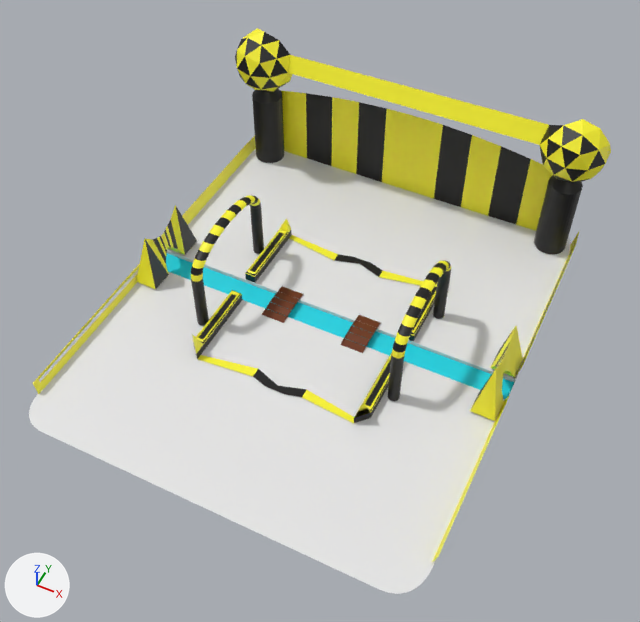
The glTF model GameEntity/assets/ground.glb, before and after one commit.
Before and after are seen from a camera (50 mm lens) standing at (45.9, -92.8, 118.0) and looking at (1.9, -5.0, 8.1). The axes (+X, +Y, +Z) are drawn at lower left. The lights are the same throughout. Where no turn or scale is listed for an object, it has been applied to the vertices. Vertices at the same position are counted once.

Objects in the first picture: 'Plane', 'assets', 'border', 'bradg1', 'river'.
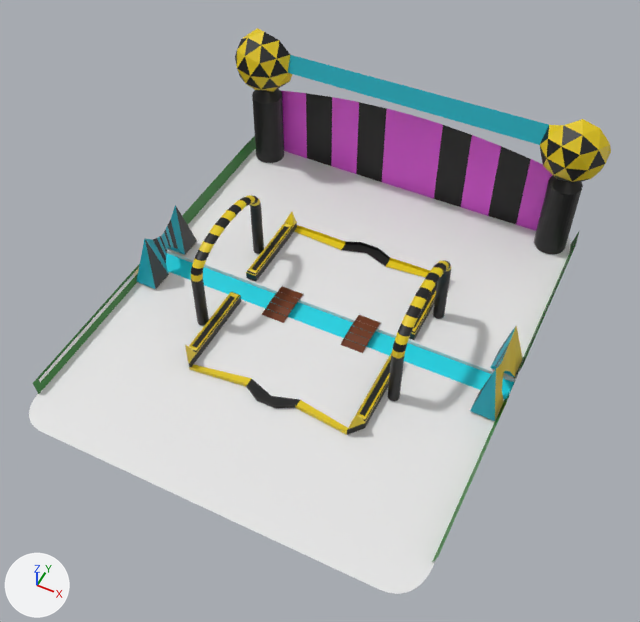
Where the newer file only moved an object's origin or applied its transform, the numbers keep the older frame.

Boxes (x1, y1, x2, y2) around the edits, measured in the pictures (640 x 622 px; the box of a moved part takes in the faces that stretch with it):
'assets', recoloured, reshaped
    before: (136, 28, 611, 423)
    after: (136, 28, 611, 435)
'border', recoloured (yellow to green)
    both: (33, 136, 579, 562)
part 1 of me_cylinder, moved or reshaped
    before: (245, 219, 292, 282)
    after: (246, 212, 297, 281)
part 2 of me_cylinder, moved or reshaped
    before: (409, 283, 437, 341)
    after: (409, 283, 437, 340)
part 3 of me_cylinder, rebuilt (7% taller)
    before: (193, 290, 392, 423)
    after: (185, 292, 392, 435)
part 4 of me_cylinder, added
    after: (294, 225, 430, 277)
part 5 of me_cylinder, deleted
    before: (290, 235, 423, 286)
part 6 of me_cylinder, recoloured (yellow to cyan)
    both: (136, 55, 549, 421)
part 7 of me_cylinder, recoloured (yellow to pink)
    both: (281, 91, 552, 231)
part 8 of me_cylinder, recoloured
    both: (548, 125, 563, 138)

The change in detail:
Material 'yellow' (mat_yellow) changes colour from yellow #fff827 to yellow #e3c700; in linear values from (1.0, 0.94, 0.0204) to (0.767, 0.569, 0.0).
Material 'Material.003' (mat_material_003) is new.
Its base color is (0.8, 0.0897, 0.761) (pink #e754e2).
Material 'Material.002' (mat_material_002) is new.
Its base color is (0.00504, 0.384, 0.475) (cyan #10a7b7).
Material 'Material' (mat_material) is new.
Its base color is (0.00365, 0.185, 0.00338) (dark green #0c770b).
me_plane_001 has 22 vertices, 14 faces and spans x -35.0..35.1, y -35.5..40.1, z 0.0..2.8.
me_plane_001 no longer uses material mat_yellow (yellow #fff827).
me_plane_001 now uses material mat_material (dark green #0c770b).
me_cylinder is used by ob_assets; location (0.0, 0.0, 0.0).
me_cylinder had 1637 vertices, 3222 faces and spanned x -36.2..35.9, y -17.7..39.8, z -2.9..28.8.
me_cylinder now has 1649 vertices, 3242 faces and spans x -36.2..35.9, y -20.7..39.8, z -2.9..28.8.
me_cylinder part 1: the loose piece of 25 vertices spanning x -16.9..-14.9, y 2.3..16.5, z 0.2..4.1 is scaled about the mesh origin by (1, 1.14, 1).
me_cylinder part 2: the loose piece of 25 vertices spanning x 14.3..16.3, y 2.3..16.5, z 0.2..4.1 is scaled about the mesh origin by (1, 1.14, 1).
me_cylinder part 3: the loose piece of 59 vertices spanning x -16.9..16.3, y -17.7..-2.4, z 0.2..5.1 is rebuilt with 65 vertices and now spans x -16.9..16.3, y -20.7..-2.8, z 0.2..5.1.
me_cylinder part 4: a new loose piece of 17 vertices spanning x -15.0..14.2, y 16.8..20.0, z 0.2..0.9.
Part 5, on me_cylinder:
11 vertices are removed from x -15.0..14.2, y 13.7..16.6, z 0.2.
9 faces are deleted.
me_cylinder part 6: 48 faces spanning x -34.4..34.4, y -7.5..36.6, z 0.5..25.9 switch from mat_yellow (yellow #fff827) to mat_material_002 (cyan #10a7b7).
me_cylinder part 7: 12 faces spanning x -28.8..28.5, y 38.8..38.9, z -2.9..18.2 switch from mat_yellow (yellow #fff827) to mat_material_003 (pink #e754e2).
me_cylinder part 8: 1 face spanning x 25.0..27.6, y 33.4..36.6, z 25.4..27.9 switches from mat_black (black #000000) to mat_yellow (yellow #e3c700).
